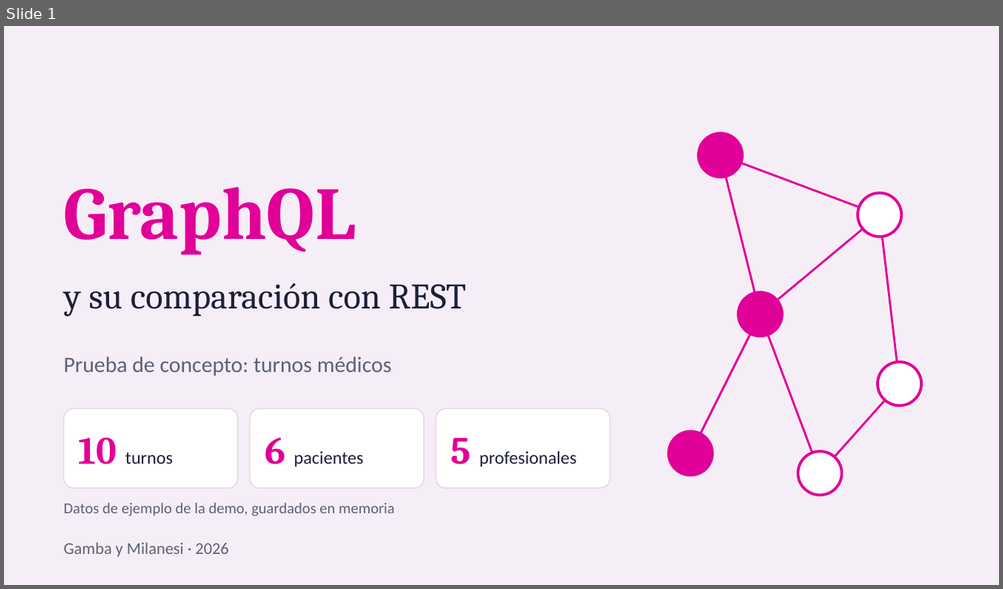
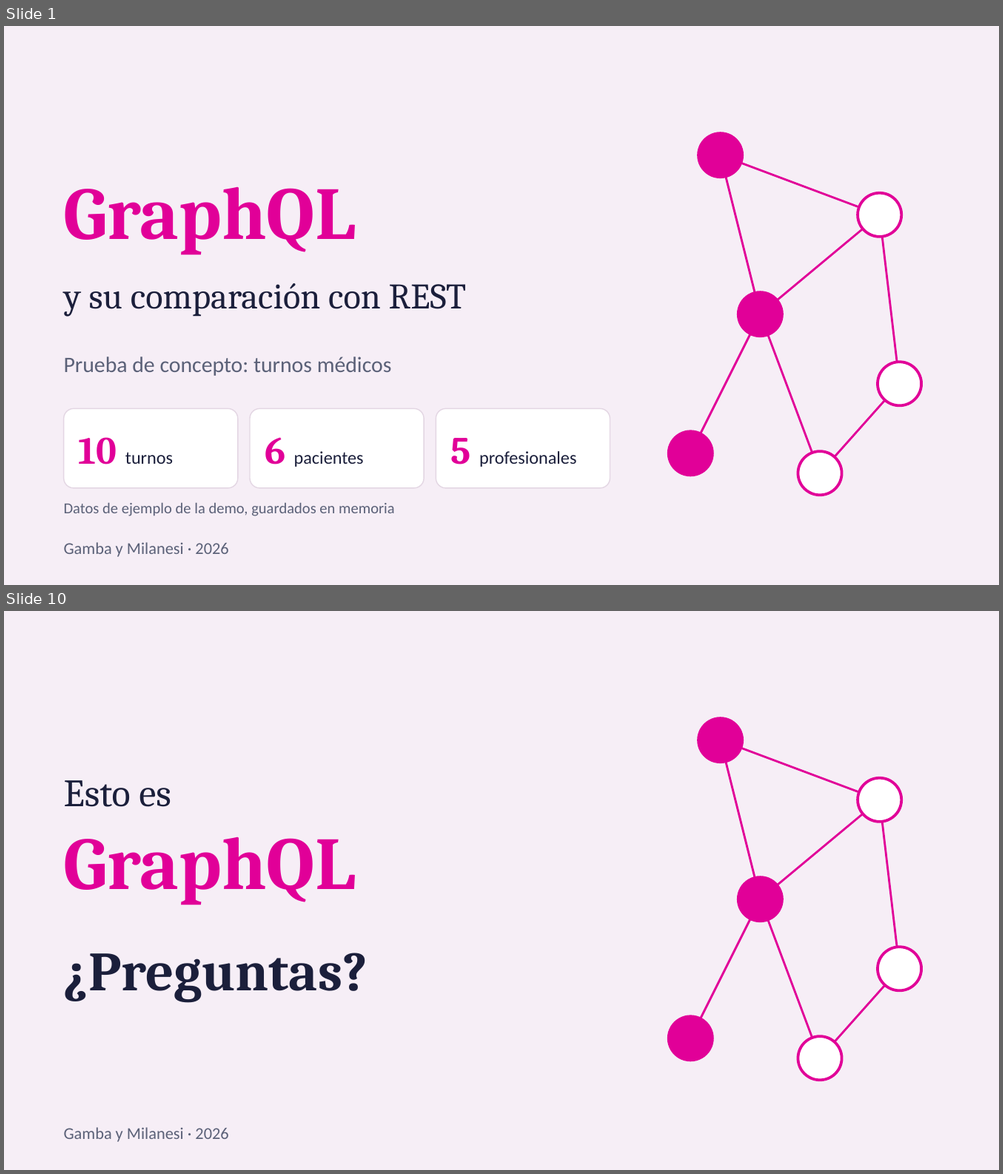
Before and after one commit to RenzoMilanesi/POC-GAMBA-MILANESI-2026-V2, a slide deck: presentacion/GraphQL-vs-REST.pptx. Shown one above the other, each under a label of ours: slide 1 before the commit, slides 1 and 10 after it; the slides between them are not shown. The pictures are 1003x589 and 1003x1174 pixels, drawn with LibreOffice and Linux fonts; fonts in the diff are those of the drawing. Boxes give left, top, right and bottom in pixels: in the first picture for what was removed or moved away, otherwise in the second. Text is boxed around its words. In the diff, an @@ line names an element or a change of style, - is before the commit and + after.

```diff
--- a/presentacion/GraphQL-vs-REST.pptx
+++ b/presentacion/GraphQL-vs-REST.pptx
@@ slide 10 added at [4, 611, 999, 1170], background #F6EEF6 @@
@@ ellipse added at [698, 718, 742, 762], fill #E10098, outline #E10098 2 pt @@
@@ line added from (720, 741) to (879, 800), #E10098 1.5 pt @@
@@ line added from (720, 741) to (760, 900), #E10098 1.5 pt @@
@@ text added at [64, 780, 356, 905], 54 pt, text #E10098, bold @@
+Esto es
+GraphQL
@@ ellipse added at [857, 778, 901, 822], fill #FFFFFF, outline #E10098 2 pt @@
@@ line added from (760, 900) to (879, 800), #E10098 1.5 pt @@
@@ line added from (879, 800) to (899, 969), #E10098 1.5 pt @@
@@ ellipse added at [738, 877, 782, 921], fill #E10098, outline #E10098 2 pt @@
@@ line added from (690, 1039) to (760, 900), #E10098 1.5 pt @@
@@ line added from (760, 900) to (819, 1059), #E10098 1.5 pt @@
@@ text added at [64, 953, 367, 1002], 40 pt, text #1B1F3B, bold @@
+¿Preguntas?
@@ ellipse added at [877, 947, 921, 991], fill #FFFFFF, outline #E10098 2 pt @@
@@ line added from (819, 1059) to (899, 969), #E10098 1.5 pt @@
@@ ellipse added at [669, 1017, 712, 1060], fill #E10098, outline #E10098 2 pt @@
@@ ellipse added at [798, 1037, 842, 1080], fill #FFFFFF, outline #E10098 2 pt @@
@@ text added at [64, 1128, 228, 1142], 12 pt, text #5B6178 @@
+Gamba y Milanesi · 2026
```
Also in this commit, not shown: 7 slides changed, 1 other slide added.
